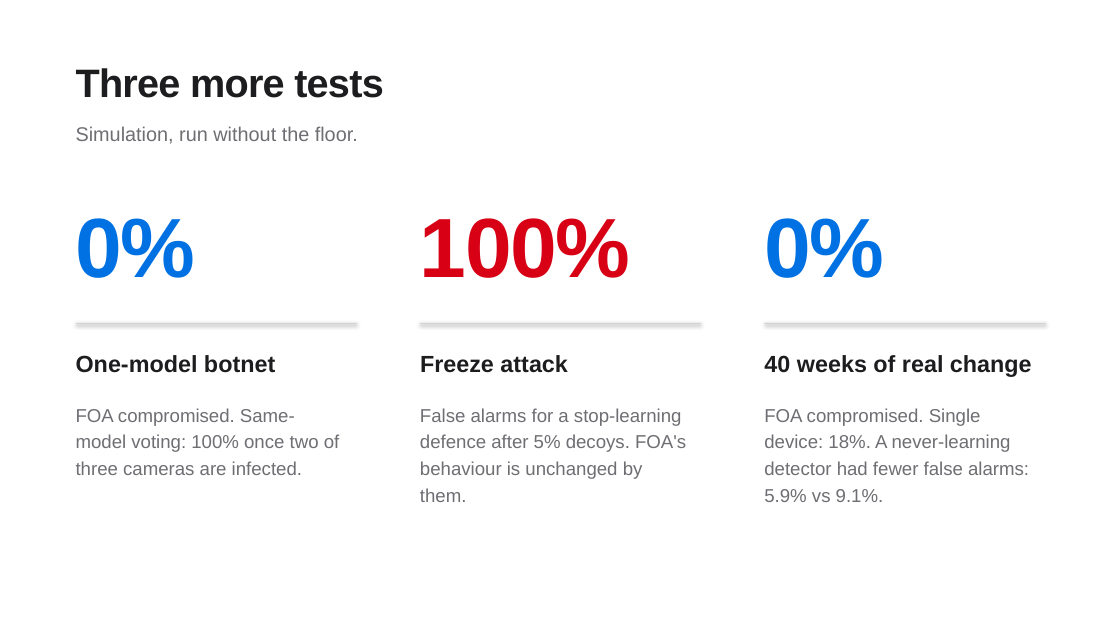
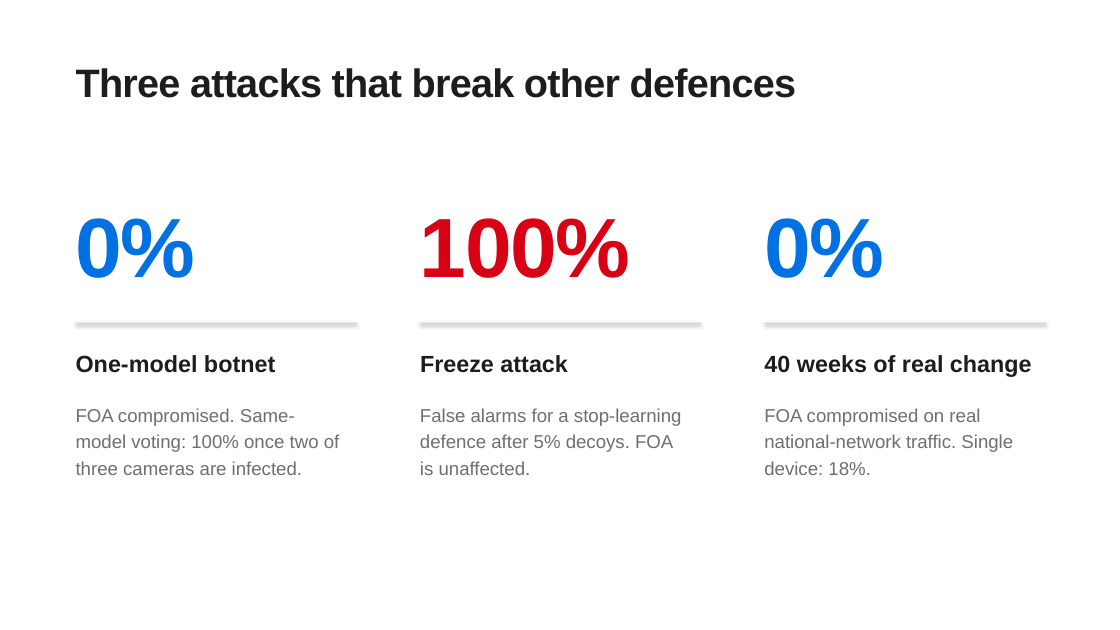
Before and after one commit to IOT-snu/brainstorming, a slide deck: slide 10 of G04_FOA_Final.pptx. Drawn at 1120x630 pixels with LibreOffice and Linux fonts; fonts in the diff are those of the drawing. Boxes give left, top, right and bottom in pixels: in the first picture for what was removed or moved away, otherwise in the second. Text is boxed around its words. In the diff, an @@ line names an element or a change of style, - is before the commit and + after.

```diff
--- a/G04_FOA_Final.pptx
+++ b/G04_FOA_Final.pptx
@@ text at <box>76,68,797,98</box>: text changed @@
-Three more tests
+Three attacks that break other defences
@@ text removed at <box>76,126,358,144</box> @@
-Simulation, run without the floor.
@@ text at <box>420,408,682,475</box>: text changed @@
-False alarms for a stop-learning defence after 5% decoys. FOA's behaviour is unchanged by them.
+False alarms for a stop-learning defence after 5% decoys. FOA is unaffected.
@@ text at <box>764,408,1013,475</box>: text changed @@
-FOA compromised. Single device: 18%. A never-learning detector had fewer false alarms: 5.9% vs 9.1%.
+FOA compromised on real national-network traffic. Single device: 18%.
```
Also in this commit, not shown: 12 other slides changed, 2 slides added, 4 slides removed, 3 other files.
